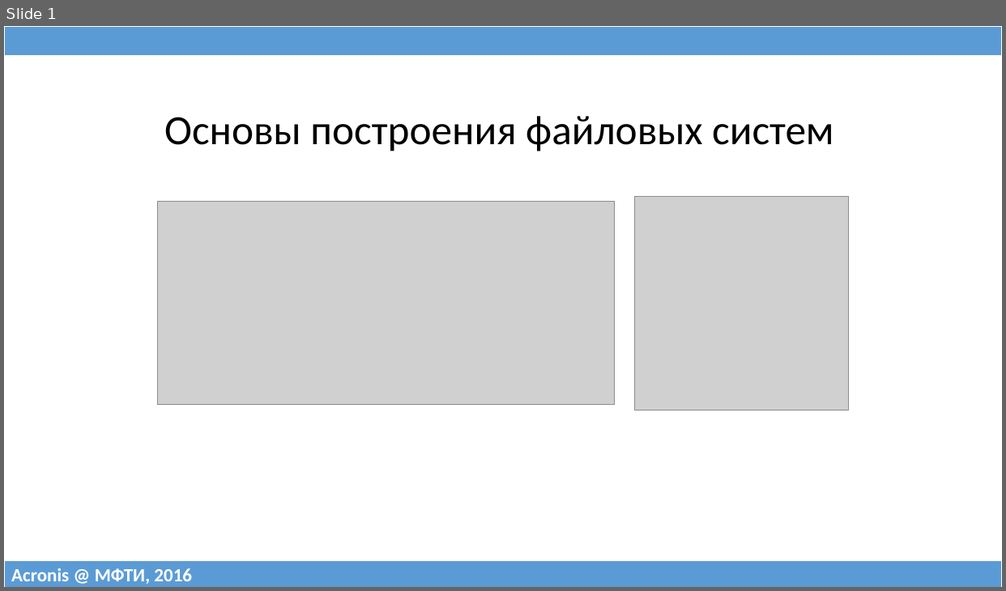
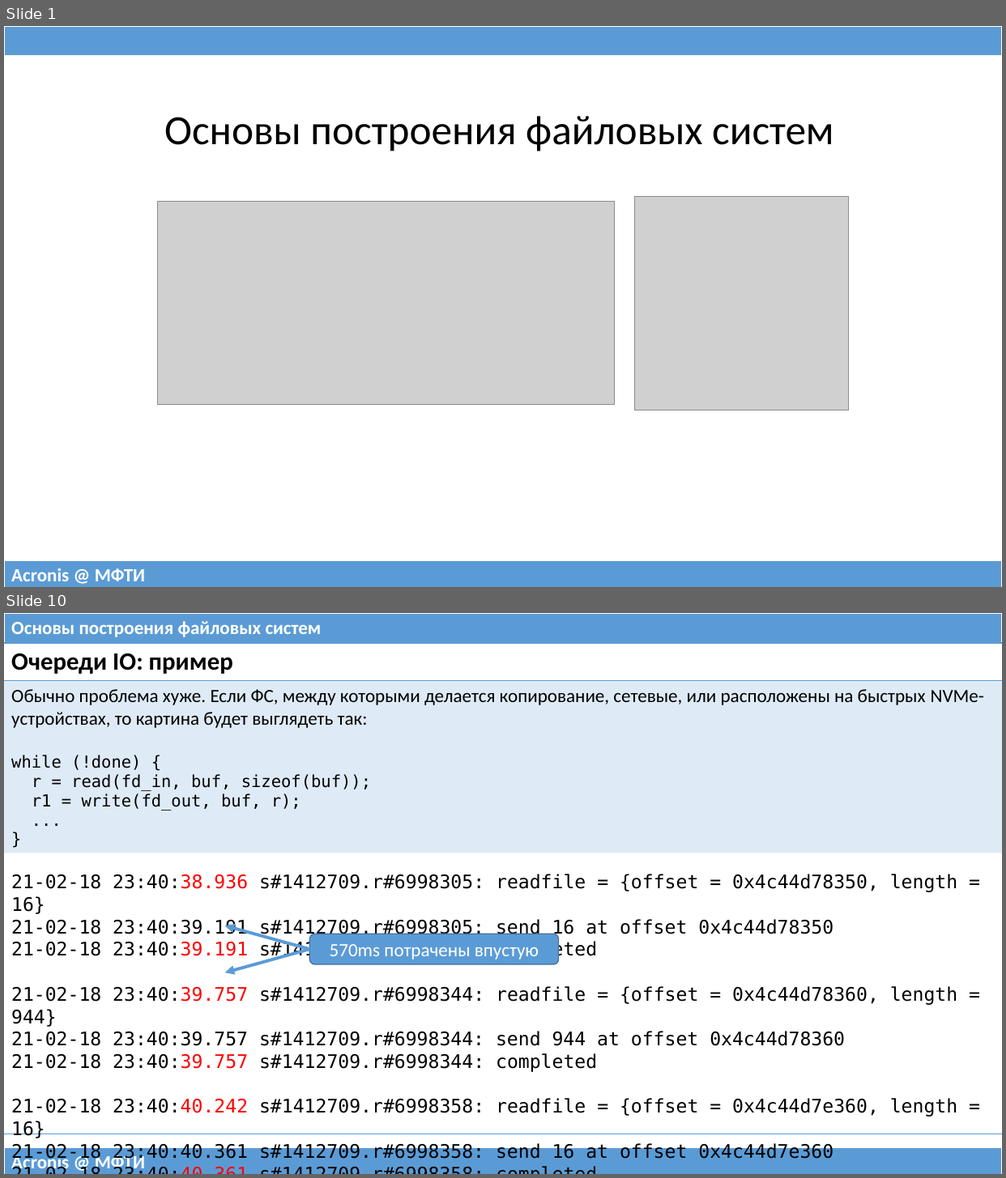
Before and after one commit to 75cc8545e7b021ed280ed0ef99fc7fc4/filesystems-101, a slide deck: talks/src/class10.pptx. Shown one above the other, each under a label of ours: slide 1 before the commit, slides 1 and 10 after it; the slides between them are not shown. The pictures are 1006x591 and 1006x1178 pixels, drawn with LibreOffice and Linux fonts; fonts in the diff are those of the drawing; grey boxes stand for pictures. Boxes give left, top, right and bottom in pixels: in the first picture for what was removed or moved away, otherwise in the second. Text is boxed around its words. In the diff, an @@ line names an element or a change of style, - is before the commit and + after.

```diff
--- a/talks/src/class10.pptx
+++ b/talks/src/class10.pptx
@@ slide 10 added at bbox=[4, 613, 1002, 1174], background #FFFFFF @@
@@ table added at bbox=[4, 613, 1002, 643], 1 rows, 1 columns @@
+Основы построения файловых систем
@@ table added at bbox=[4, 643, 1002, 1131], 3 rows, 1 columns @@
+Очереди IO: пример
+Обычно проблема хуже. Если ФС, между которыми делается копирование, сетевые, или расположены на быстрых NVMe-устройствах, то картина будет выглядеть так: / while (!done) { / r = read(fd_in, buf, sizeof(buf)); / r1 = write(fd_out, buf, r); / ... }
+
@@ text added at bbox=[11, 874, 957, 1163], 18 pt, text #000000 @@
+21-02-18 23:40:38.936 s#1412709.r#6998305: readfile = {offset = 0x4c44d78350, length = 16}
+21-02-18 23:40:39.191 s#1412709.r#6998305: send 16 at offset 0x4c44d78350
+21-02-18 23:40:39.191 s#1412709.r#6998305: completed
+21-02-18 23:40:39.757 s#1412709.r#6998344: readfile = {offset = 0x4c44d78360, length = 944}
+21-02-18 23:40:39.757 s#1412709.r#6998344: send 944 at offset 0x4c44d78360
+21-02-18 23:40:39.757 s#1412709.r#6998344: completed
+21-02-18 23:40:40.242 s#1412709.r#6998358: readfile = {offset = 0x4c44d7e360, length = 16}
+21-02-18 23:40:40.361 s#1412709.r#6998358: send 16 at offset 0x4c44d7e360
+21-02-18 23:40:40.361 s#1412709.r#6998358: completed
@@ arrow added from (309, 949) to (225, 926), #5B9BD5 3 pt @@
@@ arrow added from (309, 949) to (225, 973), #5B9BD5 3 pt @@
@@ rounded rectangle added at bbox=[309, 934, 559, 965], fill #5B9BD5, outline #43739E 1 pt, 18 pt, text #FFFFFF @@
+570ms потрачены впустую
@@ table added at bbox=[4, 1148, 1002, 1174], 1 rows, 1 columns @@
+Acronis @ МФТИ
@@ slide 1 changed as well @@
@@ table at bbox=[4, 561, 1002, 587] @@
-row 1, column 1: Acronis @ МФТИ, 2016
+row 1, column 1: Acronis @ МФТИ
```
Also in this commit, not shown: 2 other slides changed, 30 other slides added, 13 slides removed, 1 other file.
